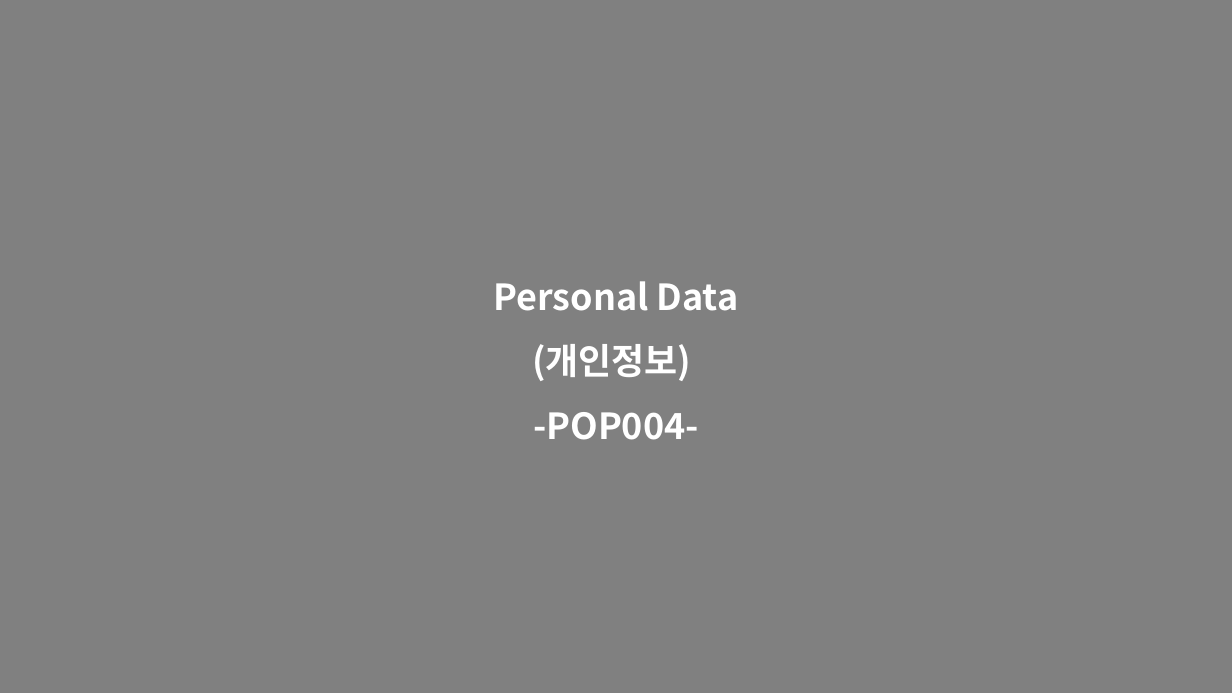
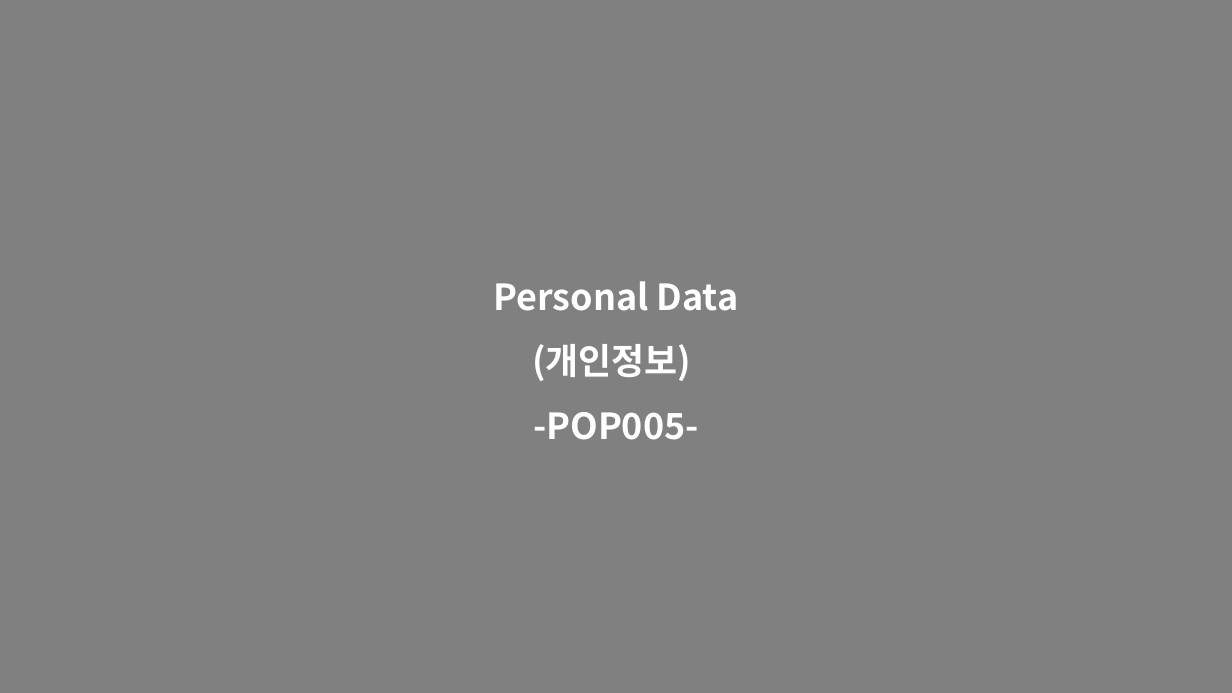
Before and after one commit to zhengze00/SpringBoot-MariaDB-master, a slide deck: slide 25 of Project File/[SK C&C] 인턴PT_오정택.pptx (slide 23 before the commit). Drawn at 1232x693 pixels with LibreOffice and Linux fonts; fonts in the diff are those of the drawing. Boxes give left, top, right and bottom in pixels: in the first picture for what was removed or moved away, otherwise in the second. Text is boxed around its words. In the diff, an @@ line names an element or a change of style, - is before the commit and + after.

```diff
--- a/Project File/[SK C&C] 인턴PT_오정택.pptx
+++ b/Project File/[SK C&C] 인턴PT_오정택.pptx
@@ text at [533, 412, 699, 440]: text changed @@
--POP004-
+-POP005-
```
Also in this commit, not shown: 14 other slides changed, 2 slides added, 3 other files.
